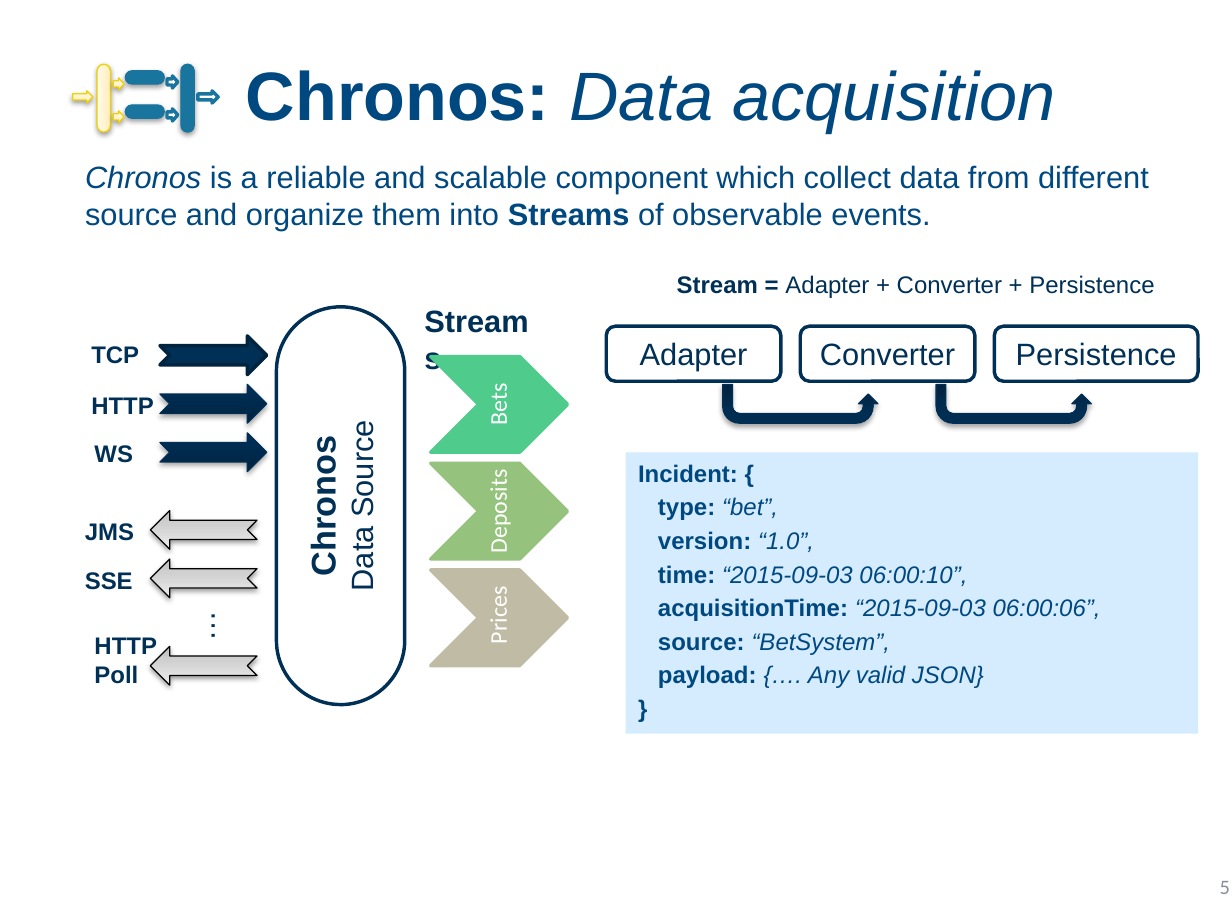
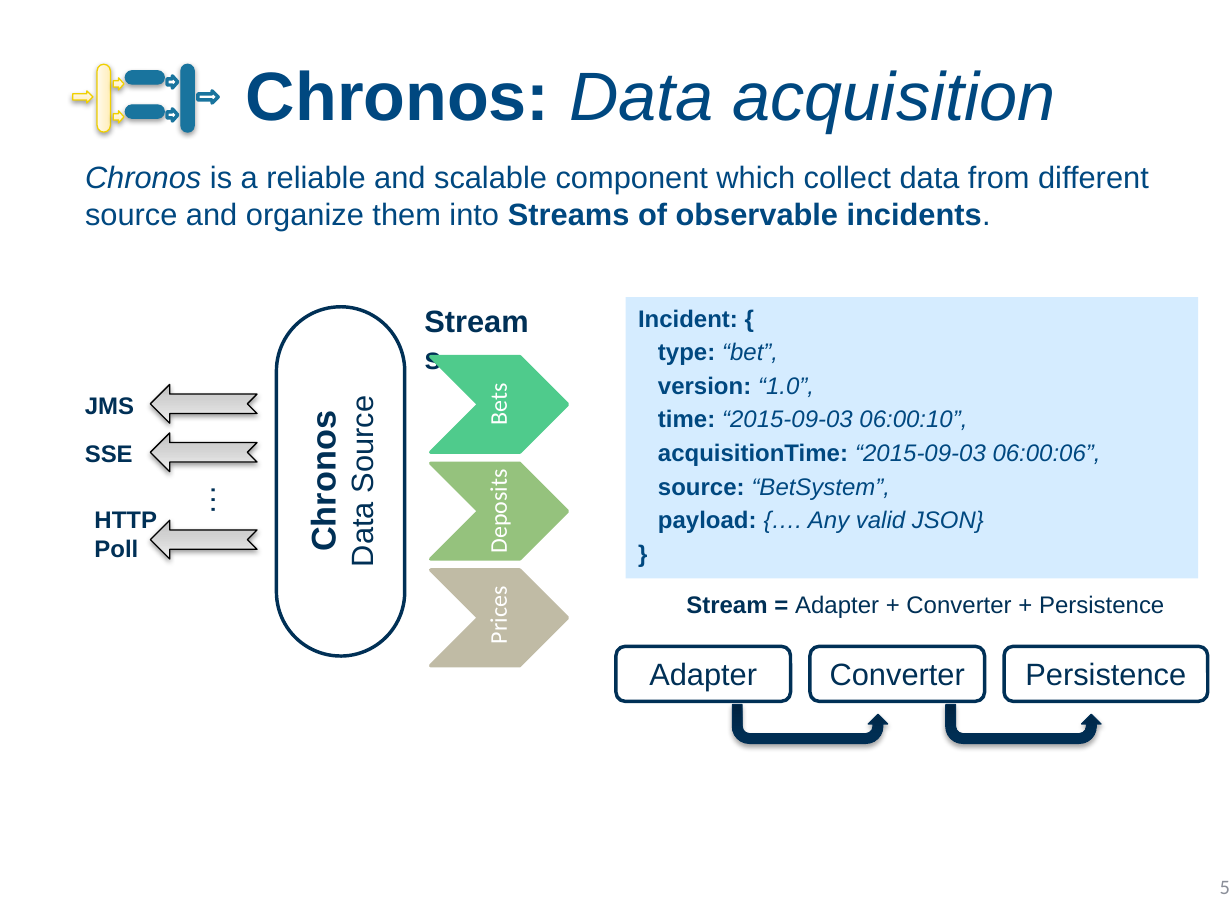
Before and after one commit to dortizesquivel/presentations, a slide deck: slide 5 of 09:2015 - YAPC /Omnia in 20 minutes.pptx. Drawn at 1232x924 pixels with LibreOffice and Linux fonts; fonts in the diff are those of the drawing; background and template pictures are left out. Boxes give left, top, right and bottom in pixels: in the first picture for what was removed or moved away, otherwise in the second. Text is boxed around its words. In the diff, an @@ line names an element or a change of style, - is before the commit and + after.

```diff
--- a/09:2015 - YAPC /Omnia in 20 minutes.pptx
+++ b/09:2015 - YAPC /Omnia in 20 minutes.pptx
@@ text at bbox=[85, 165, 1149, 231]: text changed @@
-Chronos is a reliable and scalable component which collect data from different source and organize them into Streams of observable events.
+Chronos is a reliable and scalable component which collect data from different source and organize them into Streams of observable incidents.
@@ rectangle "Incident: {": place and size @@
-rectangle "Incident: {" at bbox=[626, 452, 1199, 733]
+rectangle "Incident: {" at bbox=[626, 297, 1199, 578]
@@ rounded rectangle "Chronos": place and size @@
-rounded rectangle "Chronos" at bbox=[277, 306, 405, 704]
+rounded rectangle "Chronos" at bbox=[277, 307, 405, 656]
@@ text removed at bbox=[91, 346, 139, 364] @@
-TCP
@@ notched right arrow removed at bbox=[160, 336, 267, 375] @@
@@ notched right arrow removed at bbox=[160, 384, 267, 423] @@
@@ text removed at bbox=[91, 397, 154, 414] @@
-HTTP
@@ text removed at bbox=[94, 445, 133, 463] @@
-WS
@@ notched right arrow removed at bbox=[160, 432, 267, 471] @@
@@ 4 texts, 3 notched right arrows: place and size @@
-4 texts, 3 notched right arrows at bbox=[85, 510, 257, 685]
+4 texts, 3 notched right arrows at bbox=[85, 384, 257, 558]
@@ 3 rounded rectangles, 2 uturn arrows, 1 text: place and size @@
-3 rounded rectangles, 2 uturn arrows, 1 text at bbox=[606, 275, 1198, 423]
+3 rounded rectangles, 2 uturn arrows, 1 text at bbox=[616, 595, 1207, 743]
```
Also in this commit, not shown: 5 other slides changed, 1 other file.
